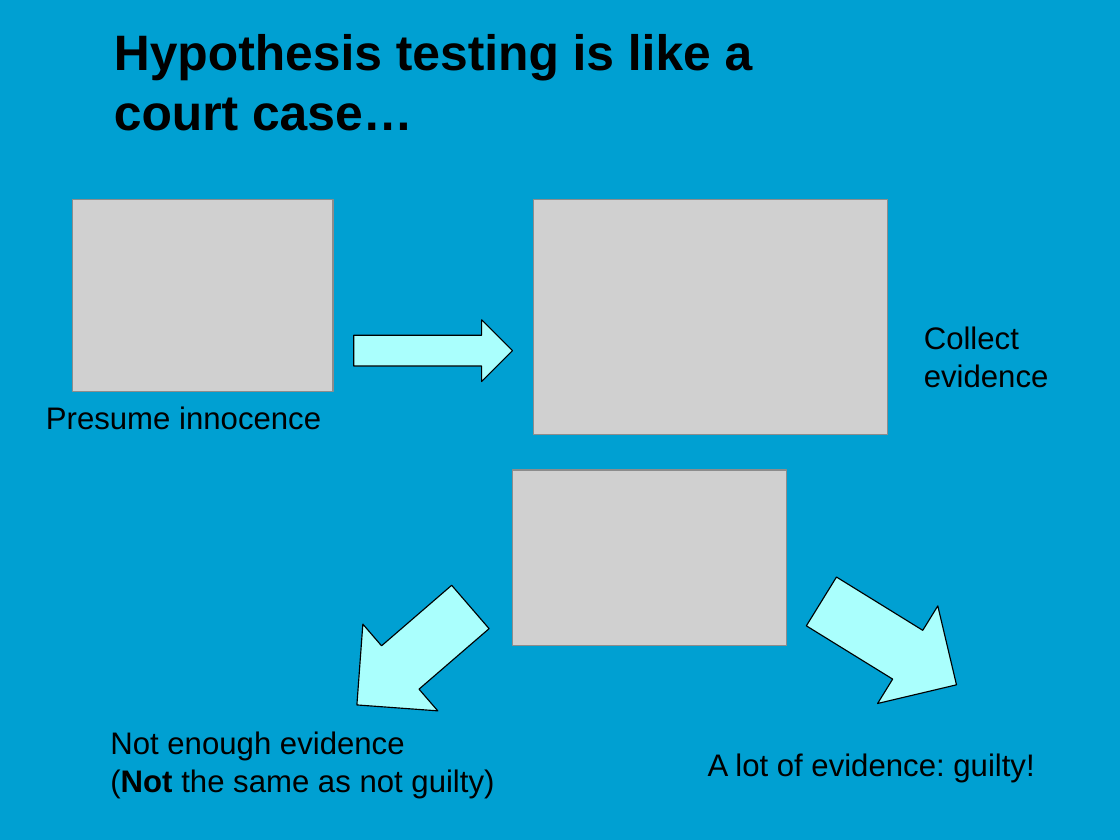
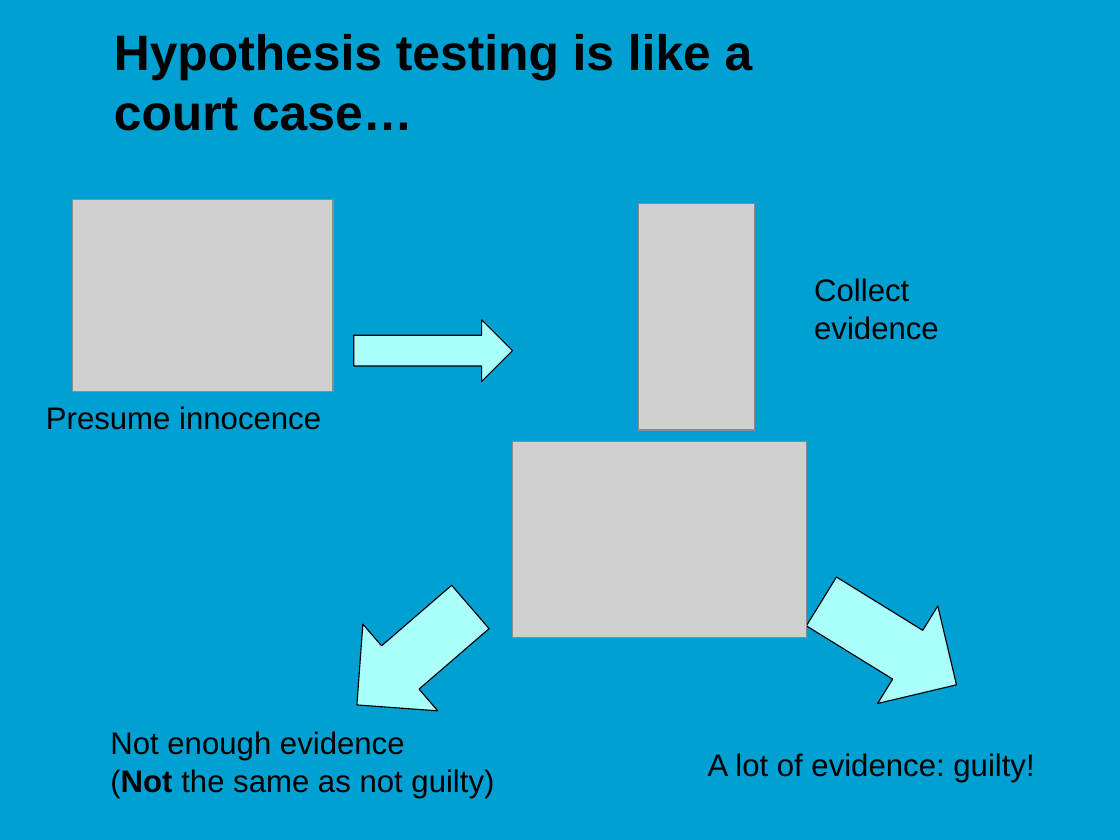
Before and after one commit to jonasmoons/data-driven-learning, a slide deck: slide 27 of slides/ddl-w4l2.pptx (slide 21 before the commit). Drawn at 1120x840 pixels with LibreOffice and Linux fonts; fonts in the diff are those of the drawing; grey boxes stand for pictures; background and template pictures are left out. Boxes give left, top, right and bottom in pixels: in the first picture for what was removed or moved away, otherwise in the second. Text is boxed around its words. In the diff, an @@ line names an element or a change of style, - is before the commit and + after.

```diff
--- a/slides/ddl-w4l2.pptx
+++ b/slides/ddl-w4l2.pptx
@@ picture removed at <box>533,199,887,435</box> @@
@@ picture added at <box>638,204,754,430</box> @@
@@ text "Collect evidence": place and size @@
-text "Collect evidence" at <box>924,326,1049,388</box>
+text "Collect evidence" at <box>814,278,939,340</box>
@@ picture: place and size @@
-picture at <box>513,470,787,646</box>
+picture at <box>513,441,806,637</box>
```
Also in this commit, not shown: 13 other slides changed, 10 slides added, 4 slides removed, 3 other files.
